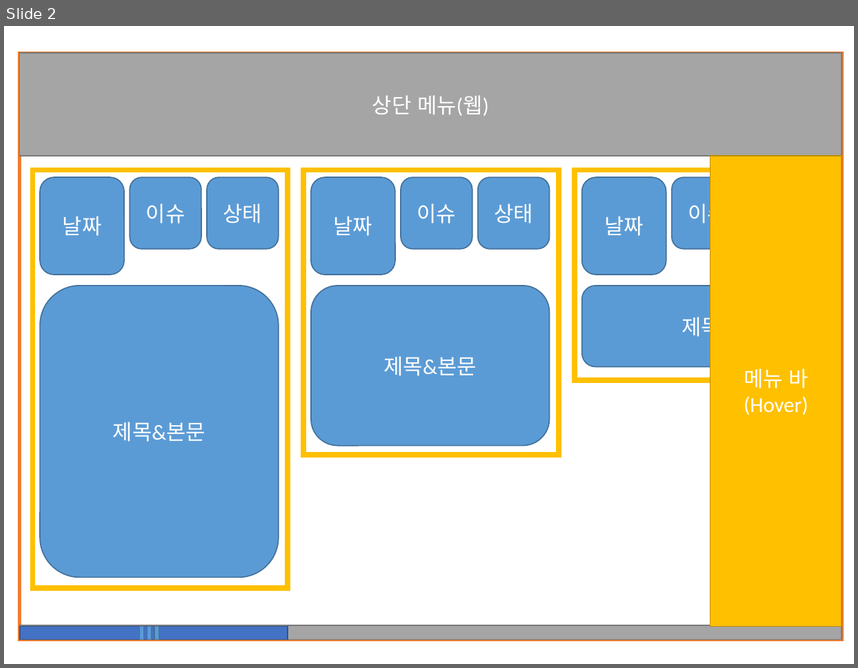
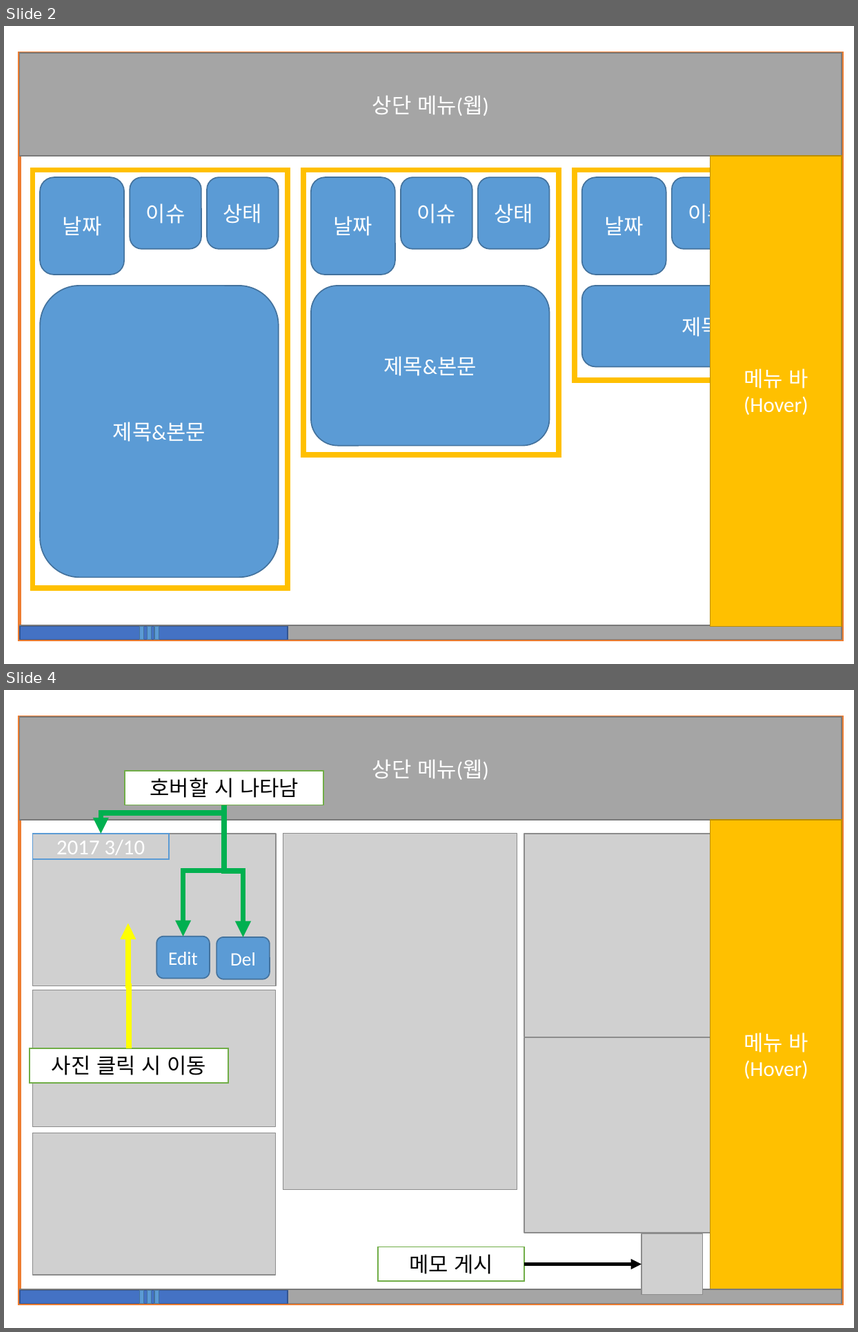
Before and after one commit to TripleHwang/OSS_Project-1, a slide deck: 첫 화면.pptx. Shown one above the other, each under a label of ours: slide 2 before the commit, slides 2 and 4 after it; the slides between them are not shown. The pictures are 858x668 and 858x1332 pixels, drawn with LibreOffice and Linux fonts; fonts in the diff are those of the drawing; grey boxes stand for pictures. Boxes give left, top, right and bottom in pixels: in the first picture for what was removed or moved away, otherwise in the second. Text is boxed around its words. In the diff, an @@ line names an element or a change of style, - is before the commit and + after.

```diff
--- a/첫 화면.pptx
+++ b/첫 화면.pptx
@@ slide 4 added at <box>4,690,854,1328</box>, background #FFFFFF @@
@@ rectangle added at <box>19,717,842,1303</box>, fill #FFFFFF, outline #ED7D31 3 pt @@
@@ rectangle added at <box>19,717,842,820</box>, fill #A5A5A5, outline #7A7A7A 1 pt, 18 pt, text #FFFFFF @@
+상단 메뉴(웹)
@@ rectangle added at <box>125,771,323,805</box>, fill #FFFFFF, outline #70AD47 1 pt, 18 pt, text #000000 @@
+호버할 시 나타남
@@ elbow arrow added from (224, 805) to (101, 834), #00B050 4.5 pt @@
@@ elbow arrow added from (224, 805) to (183, 936), #00B050 4.5 pt @@
@@ elbow arrow added from (224, 805) to (243, 938), #00B050 4.5 pt @@
@@ picture added at <box>33,834,276,986</box> @@
@@ rectangle added at <box>33,834,170,859</box>, outline #5B9BD5 1 pt, 18 pt, text #FFFFFF @@
+2017 3/10
@@ picture added at <box>283,834,517,1190</box> @@
@@ picture added at <box>524,834,842,1037</box> @@
@@ rectangle added at <box>711,820,842,1290</box>, fill #FFC000, outline #BD8E00 1 pt, 18 pt, text #FFFFFF @@
+메뉴 바(Hover)
@@ elbow arrow added from (129, 1048) to (128, 923), #FFFF00 4.5 pt @@
@@ rounded rectangle added at <box>157,936,210,978</box>, fill #5B9BD5, outline #43739E 1 pt, 16 pt, text #FFFFFF @@
+Edit
@@ rounded rectangle added at <box>217,938,269,979</box>, fill #5B9BD5, outline #43739E 1 pt, 16 pt, text #FFFFFF @@
+Del
@@ picture added at <box>33,990,276,1127</box> @@
@@ picture added at <box>524,1037,816,1232</box> @@
@@ rectangle added at <box>30,1048,228,1082</box>, fill #FFFFFF, outline #70AD47 1 pt, 18 pt, text #000000 @@
+사진 클릭 시 이동
@@ picture added at <box>33,1133,276,1275</box> @@
@@ rectangle added at <box>378,1247,524,1281</box>, fill #FFFFFF, outline #70AD47 1 pt, 18 pt, text #000000 @@
+메모 게시
@@ picture added at <box>642,1233,703,1294</box> @@
@@ arrow added from (524, 1264) to (642, 1264), #000000 3 pt @@
@@ rectangle added at <box>19,1290,842,1303</box>, fill #A5A5A5, outline #7A7A7A 1 pt @@
@@ rectangle added at <box>20,1290,288,1303</box>, fill #4472C4, outline #325491 1 pt @@
@@ rectangle added at <box>139,1290,143,1303</box>, fill #5B9BD5, outline #43739E 1 pt @@
@@ rectangle added at <box>147,1290,151,1303</box>, fill #5B9BD5, outline #43739E 1 pt @@
@@ rectangle added at <box>154,1290,159,1303</box>, fill #5B9BD5, outline #43739E 1 pt @@
```
Also in this commit, not shown: 4 other slides added, 2 other files.
